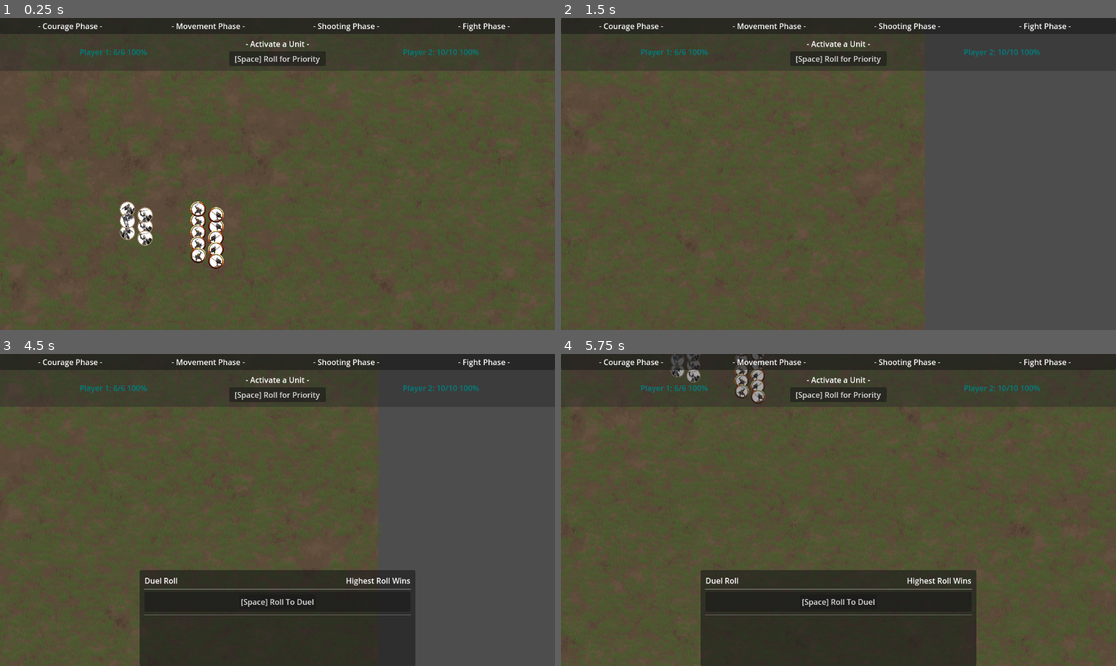
Above: before the commit, frames 1-4 (two rows, left to right).
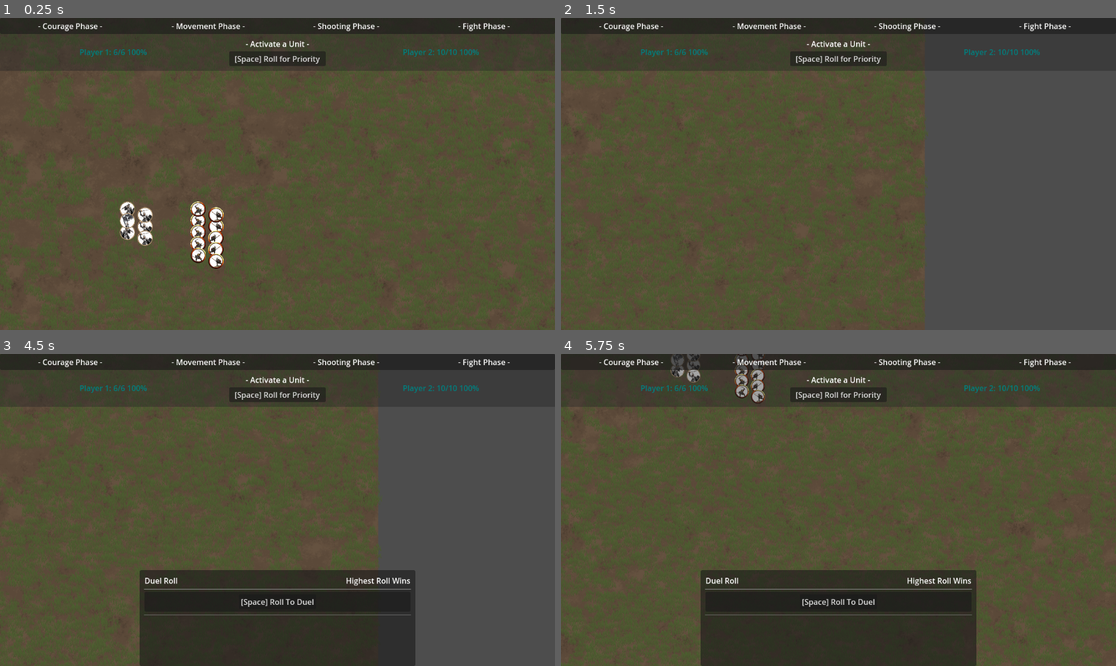
Above: after the commit, the same moments.

Repository: tharmoth/wargame
Game: Godot game, scene res://src/main.tscn
Same seed, same stepped clock (60 frames per second), same inputs: the game is played once before the commit and once after it.
Inputs (mouse positions are in pixels of both pictures, inside the frame that each line leads up to):
- Up to frame 1 (0.25 s): no input
- Up to frame 2 (1.5 s): move the mouse to (705, 227) at 0.52 s; hold D (right) 0.53-1.28 s; click (705, 227) at 0.6 s; move the mouse to (727, 189) at 1.27 s; hold S (down) from 1.28 s (still down); tap Mouse wheel down (MWD) at 1.35 s
- Up to frame 3 (4.5 s): click (166, 525) at 1.55 s; move the mouse to (333, 441) at 2.02 s; release S (down) at 2.03 s; hold D (right) 2.03-2.78 s; tap Mouse wheel up (MWU) at 2.1 s; click (333, 441) at 2.3 s; move the mouse to (249, 572) at 2.77 s; hold Up (ui_up) 2.78-3.53 s; click (249, 572) at 2.85 s; move the mouse to (444, 556) at 3.52 s; hold A (left) from 3.53 s (still down); tap Space (space) at 3.6 s; click (444, 556) at 3.8 s; move the mouse to (111, 463) at 4.27 s; click (111, 463) at 4.35 s
- Up to frame 4 (5.75 s): move the mouse to (627, 553) at 5.02 s; release A (left) at 5.03 s; hold S (down) from 5.03 s (still down); tap Mouse wheel down (MWD) at 5.1 s; click (627, 553) at 5.3 s

The runs differ from the first frame. In frame 1, 0.2% of the frame differs, in the area x 0-100%, y 22-100%; in frame 2, 0.1%; in frame 3, 0.1%; in frame 4, 0.2%, in the area x 0-100%, y 16-100%.

Commit message:
Remove unnecessary debug print statements across various phases

Diff:
--- a/src/main.tscn
+++ b/src/main.tscn
@@ -326,7 +326,6 @@
 stream_2/stream = ExtResource("17_l51fq")
 
 [node name="Node2D" type="Node2D"]
-position = Vector2(1, 0)
 
 [node name="Background" type="TileMapLayer" parent="."]
 z_index = -101
--- a/src/rpg/phases/ai/ai_movement_phase.gd
+++ b/src/rpg/phases/ai/ai_movement_phase.gd
@@ -73,7 +73,6 @@
 		if enemy_targeted != null:
 			unit.draw_fights([enemy_targeted.get_map_position()])
 			continue
-		print("Nowhere found to move, remaining stationary")
 
 func _sort_by_distance(origin : Vector2i, a : Unit, b : Unit) -> bool:
 	return SKTileMap.Instance.map_distance(origin, a.get_map_position()) < SKTileMap.Instance.map_distance(origin, b.get_map_position())
--- a/src/rpg/phases/cleanup_phase.gd
+++ b/src/rpg/phases/cleanup_phase.gd
@@ -21,7 +21,6 @@
 
 	if player_1_current_units <= player_1_starting_units * 0.25:
 		is_complete = true
-		print("Player 1 is quartered")
 		TurnManager.end_battle()
 	elif player_2_current_units <= player_2_starting_units * 0.25:
 		is_complete = true
--- a/src/rpg/phases/fight_phase.gd
+++ b/src/rpg/phases/fight_phase.gd
@@ -48,7 +48,6 @@
 
 func mouse_pressed(global_position : Vector2) -> void:
 	if _current_phase != "Duel" or not _selected_combat.is_empty():
-		print(_current_phase)
 		return
 	var map_position : Vector2i = SKTileMap.Instance.global_to_map(global_position)
 	var unit : Unit = SKTileMap.Instance.get_entity_at_position(map_position)
@@ -129,26 +128,20 @@
 	var player_1_wins_tie : bool = false
 	if team_1_max == team_2_max:
 		if team_1_fight_value == team_2_fight_value:
-			print("Duel tied with equal fight values!")
 			var tie_roll : int = Utils.roll_dice("1d6")
-			print("Tie Roll: " + str(tie_roll))
 			if tie_roll > 3:
 				player_1_wins_tie = true
 		elif team_1_fight_value > team_2_fight_value:
 			player_1_wins_tie = true
-			print("Player 1 wins tie due to fight value: " + str(team_1_fight_value) + " vs " + str(team_2_fight_value))
 		else:
 			player_1_wins_tie = false
-			print("Player 2 wins tie due to fight value: " + str(team_2_fight_value) + " vs " + str(team_1_fight_value))
 
 	var winners : Array[Unit] = []
 	var losers : Array[Unit] = []
 	if team_1_max > team_2_max or (team_1_max == team_2_max and player_1_wins_tie):
-		print("Player 1 Won the Duel")
 		winners = team1
 		losers = team2
 	else:
-		print("Player 2 Won the Duel")
 		winners = team2
 		losers = team1
 
--- a/src/rpg/phases/pair_off_phase.gd
+++ b/src/rpg/phases/pair_off_phase.gd
@@ -170,8 +170,6 @@
 		for unit : Unit in team2:
 			unit.draw_fights(team1pos)
 
-		print(debug_string)
-
 func _add_to_combat(unit_a : Unit, unit_b : Unit) -> void:
 	var found : bool = false
 	for combat : Array[Unit] in _combats:
--- a/src/rpg/phases/support_phase.gd
+++ b/src/rpg/phases/support_phase.gd
@@ -92,8 +92,6 @@
 		if len(adjacent_combats) == 1:
 			_selected_unit = unit
 			_attempt_support(adjacent_in_combat[0], unit)
-		else:
-			print("Cannot autosupport?")
 
 func _attempt_support(unit : Unit, supporter : Unit) -> void:
 	var adjacent_units : Array[Unit] = SKTileMap.get_adjacent_units_of_team(supporter.get_map_position(), supporter.team)
@@ -113,7 +111,7 @@
 		if _units_to_pair.is_empty():
 			TurnManager.end_phase()
 	else:
-		print("Trying to support a unit that is not in combat")
+		printerr("Trying to support a unit that is not in combat")
 
 func _draw_supports() -> void:
 	_clear_drawn_supports()
--- a/src/rpg/phases/turn_manager.gd
+++ b/src/rpg/phases/turn_manager.gd
@@ -111,7 +111,6 @@
 func _process(delta: float) -> void:
 	if Input.is_action_just_pressed("left_click") and current_phase != null:
 		current_phase.mouse_pressed(SKTileMap.Instance.get_global_mouse_position())
-	# print(str(next_phase_requested) + " " + str(_all_animations_finished()))
 	if next_phase_requested and _all_animations_finished():
 		next_phase_requested = false
 		_do_end_phase()
--- a/src/rpg/unit.gd
+++ b/src/rpg/unit.gd
@@ -42,7 +42,6 @@
 
 func get_component(type : String) -> Variant:
 	for component : Variant in _components:
-		print(component.get_type())
 		if component.get_type() == type:
 			return component
 	return null
